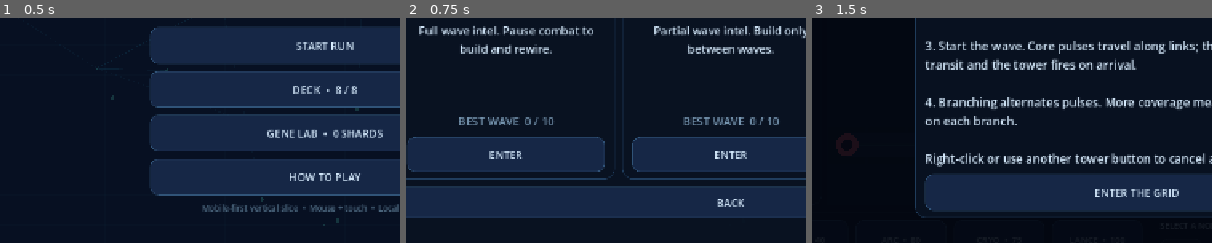
Above: before the commit, frames 1-3 (left to right).
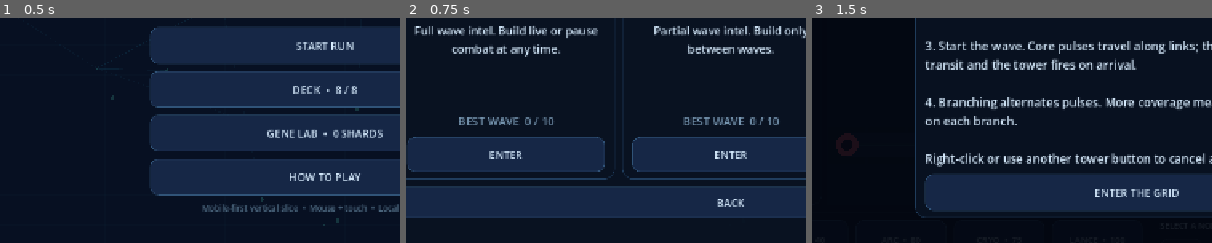
Above: after the commit, the same moments.

Repository: danned/synapse
Game: Godot game, scene res://main.tscn
Two runs of this game, one before a commit and one after it. Both use one fixed random seed, a clock stepped at 60 frames per second and the inputs below.
Inputs:
- Up to frame 1 (0.5 s): no input
- Up to frame 2 (0.75 s): click "START RUN" at 0.5 s
- Up to frame 3 (1.5 s): click "ENTER" at 1.25 s
The pictures show only the part of the screen within x 9-59%, y 41-91%; the shares and areas given below are measured in that part.

Frame 1 is identical in both runs. In frame 2, 1.9% of the frame differs, in the area x 2-48%, y 3-18%; in frame 3, nothing differs.

Commit message:
fix: allow live building in easy mode

Diff:
--- a/scripts/game_controller.gd
+++ b/scripts/game_controller.gd
@@ -234,7 +234,7 @@
 		return
 	board.set_combat_paused(not board.combat_paused)
 	pause_button.text = "RESUME" if board.combat_paused else "PAUSE"
-	_set_status("Tactical pause • construction enabled" if board.combat_paused else "Combat resumed")
+	_set_status("Tactical pause • combat frozen" if board.combat_paused else "Combat resumed • build live")
 	_update_build_policy()
 
 func _launch_next_wave() -> void:
@@ -286,17 +286,15 @@
 	run_ended.emit(reached, victory, difficulty, seed_value)
 
 func _update_build_policy() -> void:
-	var allowed := true
-	if board.wave_active:
-		match difficulty:
-			"easy": allowed = board.combat_paused
-			"normal": allowed = false
-			"hardcore": allowed = true
+	var allowed := is_build_allowed(difficulty, board.wave_active)
 	board.set_build_allowed(allowed)
 	for type in tower_buttons:
 		tower_buttons[type].disabled = not allowed
 	rewire_button.disabled = not allowed or board.selected_node_id <= 0
 	sell_button.disabled = not allowed or board.selected_node_id <= 0
+
+static func is_build_allowed(difficulty_id: String, wave_active: bool) -> bool:
+	return not wave_active or difficulty_id != "normal"
 
 func _update_wave_preview() -> void:
 	if next_wave_index >= manifests.size():
--- a/scripts/game_data.gd
+++ b/scripts/game_data.gd
@@ -129,6 +129,6 @@
 
 static func difficulty_description(id: String) -> String:
 	match id:
-		"easy": return "Full wave intel. Pause combat to build and rewire."
+		"easy": return "Full wave intel. Build live or pause combat at any time."
 		"hardcore": return "Minimal intel. Waves auto-launch; build in real time."
 	return "Partial wave intel. Build only between waves."
--- a/tests/run_tests.gd
+++ b/tests/run_tests.gd
@@ -11,6 +11,7 @@
 	_test_modifiers()
 	_test_wave_determinism()
 	_test_wave_fuzzing()
+	_test_build_policy()
 	_test_progression_defaults()
 	if failures.is_empty():
 		print("PASS: %d assertions" % assertions)
@@ -106,3 +107,9 @@
 	_expect(SaveService.owned_card_ids(data).size() == 8, "Advanced cards must begin locked")
 	data["owned_packs"].append("advanced_network_pack")
 	_expect(SaveService.owned_card_ids(data).size() == 12, "Advanced entitlement must unlock four cards")
+
+func _test_build_policy() -> void:
+	_expect(GameController.is_build_allowed("easy", true), "Easy mode must allow building during combat")
+	_expect(not GameController.is_build_allowed("normal", true), "Normal mode must lock building during combat")
+	_expect(GameController.is_build_allowed("hardcore", true), "Hardcore mode must allow building during combat")
+	_expect(GameController.is_build_allowed("normal", false), "Every mode must allow building between waves")
